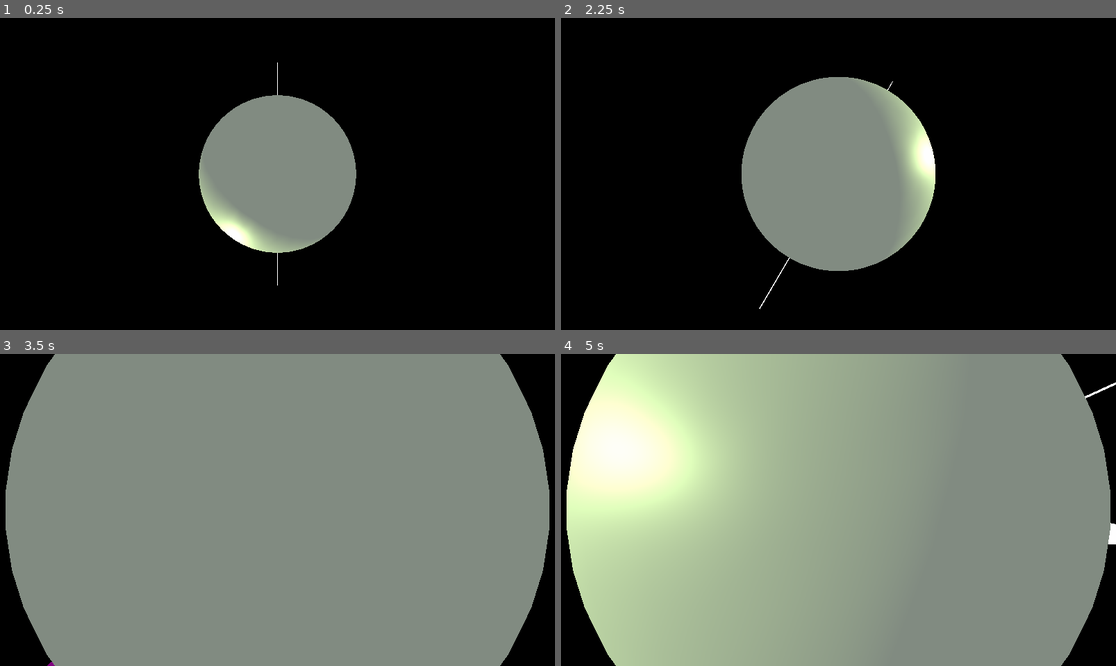
Above: before the commit, frames 1-4 (two rows, left to right).
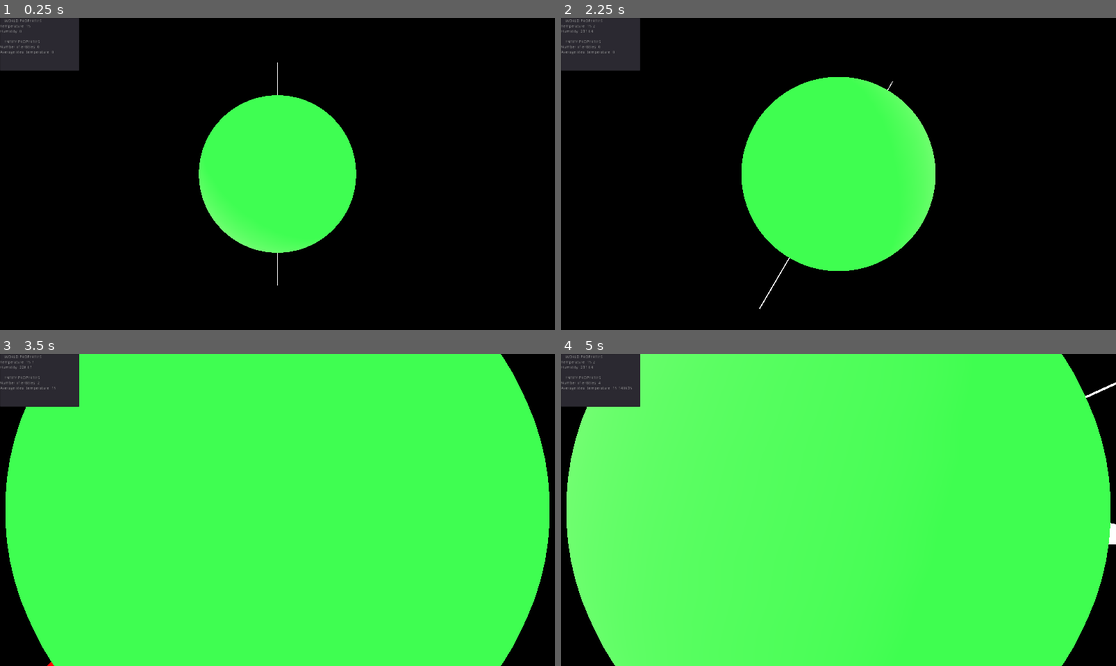
Above: after the commit, the same moments.

Repository: aojg/shizen
Game: Godot game, scene res://Scenes/main.tscn
Same seed, same stepped clock (60 frames per second), same inputs: the game is played once before the commit and once after it. The project has no main scene, so this scene is started directly.
Inputs (mouse positions are in pixels of both pictures, inside the frame that each line leads up to):
- Up to frame 1 (0.25 s): no input
- Up to frame 2 (2.25 s): tap Enter at 0.5 s; move the mouse to (960, 158) at 0.52 s; hold D (move_right) 0.53-1.28 s; click (960, 158) at 0.6 s; move the mouse to (727, 189) at 1.27 s; hold S (move_down) 1.28-2.03 s; click (727, 189) at 1.35 s; move the mouse to (894, 105) at 2.02 s; hold D (move_right) from 2.03 s (still down); hold Q (zoom_in) from 2.03 s (still down)
- Up to frame 3 (3.5 s): click (333, 441) at 2.3 s; move the mouse to (249, 572) at 2.77 s; release D (move_right) at 2.78 s; release Q (zoom_in) at 2.78 s; hold W (move_up) from 2.78 s (still down); tap E (zoom_out) at 2.85 s; click (249, 572) at 3.05 s
- Up to frame 4 (5 s): move the mouse to (1005, 556) at 3.52 s; release W (move_up) at 3.53 s; hold A (move_left) from 3.53 s (still down); click (1005, 556) at 3.6 s; move the mouse to (672, 463) at 4.27 s; click (672, 463) at 4.35 s

The runs differ from the first frame. In frame 1, 14% of the frame differs, in the area x 0-65%, y 0-76%; in frame 2, 20%; in frame 3, 94%, in the area x 0-99%, y 0-100%; in frame 4, 94%.

Commit message:
Changes explained in v0.01 changelog.

Diff:
--- a/Code/CropController.gd
+++ b/Code/CropController.gd
@@ -6,14 +6,32 @@
 var death_time: float = 0.5
 
 #CROP PROPERTIES
-var growth_rate: float = 0.5
-var perfect_temp: float = 15
+var max_growth_rate: float = 0.5
+var ideal_temperature: float = 15
+var ideal_humidity: float = 0.0
 
 var mutation_chance: float = 0.01
+
+var properties_arr = [ideal_temperature, ideal_humidity]
+var weightings_arr = [0.5, 0.5]
 
 func _ready() -> void:
 	death_time = rand_range(2, 3)
 	get_parent().crop_arr.append(self)
+	print(set_random_weightings(properties_arr))
+
+func set_random_weightings(prop_arr):
+	var remaining_prob: float = 1.0
+	var result = []
+	for i in range(prop_arr.size()):
+		if i == prop_arr.size() - 1:
+			result.append(remaining_prob)
+			break
+		else:
+			var prob: float = rand_range(0.0, remaining_prob)
+			result.append(prob)
+			remaining_prob -= prob
+	return result
 
 func set_mesh() -> void:
 	var leaves: SpatialMaterial = SpatialMaterial.new()
@@ -22,16 +40,18 @@
 
 	var red: Color = Color(1, 0, 0)
 	var blue: Color = Color(0, 0, 1)
-	var c: Color = blue.linear_interpolate(red, perfect_temp / 30)
+	var c: Color = blue.linear_interpolate(red, 30.0)
 	leaves.albedo_color = c
 	$MeshInstance.set_surface_material(0, leaves)
 	$MeshInstance.set_surface_material(1, bark)
 
 func set_traits(s: Spatial) -> void:
-	if (randf() < mutation_chance):
-		s.perfect_temp = perfect_temp * (1.0 + rand_range(-0.5, 0.5))
+	if randf() < mutation_chance:
+		s.ideal_temperature *= (1.0 + rand_range(-0.5, 0.5))
+		s.ideal_humidity *= (1.0 + rand_range(-10, 10))
 	else:
-		s.perfect_temp = perfect_temp * (1.0 + rand_range(-0.05, 0.05))
+		s.ideal_temperature *= (1.0 + rand_range(-0.05, 0.05))
+		s.ideal_humidity *= (1.0 + rand_range(-1, 1))
 
 #Handles behaviour when a crop is set to die.
 func reproduce(max_angle: float, max_seeds: int) -> void:
@@ -54,8 +74,8 @@
 	kill()
 
 func can_reproduce() -> bool:
-	var temp_delta: float = abs(perfect_temp - get_parent().temperature)
-	var prob: float = 1 - (temp_delta / perfect_temp)
+	var temp_delta: float = ideal_temperature - get_parent().temperature
+	var prob: float = 1 - (temp_delta)
 	if randf() > prob:
 		return false
 	return true
@@ -67,12 +87,15 @@
 	get_parent().crop_arr.remove(i)
 	queue_free() #Queue for deletion.
 
+func get_growth_rate(mgr: float) -> void:
+	pass
+
 func grow_crop(timer: float, delta: float) -> void:
 	#If there are future stages available
 	if timer < death_time:
-		scale += Vector3.ONE * growth_rate * delta
+		scale += Vector3.ONE * max_growth_rate * delta
 	else:
-		if randf() < 0.05:
+		if randf() < 0.1:
 			reproduce(30, 2)
 		else:
 			reproduce(30, 1)
--- /dev/null
+++ b/Code/InformationUI.gd
@@ -0,0 +1,20 @@
+extends Control
+
+func set_text() -> void:
+	var t: float = get_parent().temperature
+	var n: int = get_parent().crop_arr.size()
+	var avg_ideal_temp = get_parent().get_average_ideal_temperature()
+	get_child(0).text = "---WORLD PROPERTIES---" + '\n'
+	get_child(0).text += "Temperature: " + str(t) + '\n'
+	get_child(0).text += "Humidity: " + str(get_parent().humidity) + '\n'
+	get_child(0).text += '\n'
+	get_child(0).text += "---ENTITY PROPERTIES---" + '\n'
+	get_child(0).text += "Number of entities: " + str(n) + '\n'
+	get_child(0).text += "Average ideal temperature: " + str(avg_ideal_temp) + '\n'
+
+func _physics_process(delta: float) -> void:
+	set_text()
+
+# Called every frame. 'delta' is the elapsed time since the previous frame.
+#func _process(delta: float) -> void:
+#	pass
--- a/Code/WorldController.gd
+++ b/Code/WorldController.gd
@@ -1,8 +1,10 @@
 extends Spatial
 
+#WORLD PROPERTIES
 var temperature: float = 15.0
+var humidity: float = 0.0
+
 var max_entities: int = 200
-var num_entities = 0
 
 var crop_arr = []
 
@@ -11,28 +13,41 @@
 func get_max_entities() -> int:
 	return max_entities
 
+func set_humidity(temp: float) -> void:
+	humidity = temp * temp
+
 func _ready() -> void:
 	t.connect("timeout", self, "_on_timer_timeout")
 	add_child(t)
 	t.set_wait_time(1)
 	t.start()
 
-func get_average_perfect_temperature() -> float:
+func get_average_ideal_temperature() -> float:
 	var total: float = 0
 	for i in crop_arr:
-		total += i.perfect_temp
+		total += i.ideal_temperature
 	if crop_arr.size() > 0:
 		return total / crop_arr.size()
 	else:
 		return 0.0
 
 func _on_timer_timeout() -> void:
-	print("Average ideal temperature: " + str(get_average_perfect_temperature()))
-	print("New temperature is: " + str(temperature))
-	print("Number of trees: " + str(crop_arr.size()))
-	print("----------------------")
+	var rnd: float = randf()
+	var multiplier: float = 1.0
+
+	if rnd > 0.5:
+		if randf() < 0.05:
+			multiplier = 5.0
+		temperature += multiplier * 0.1
+	else:
+		if randf() < 0.05:
+			multiplier = 5.0
+		temperature -= multiplier * 0.1
+
+	set_humidity(temperature)
 
 func _physics_process(delta: float) -> void:
 	if Input.is_action_just_pressed("temp_up"):
-		temperature += 0.05
-		print("Temperature is: " + str(temperature))
+		t.set_wait_time(0.1)
+	if Input.is_action_just_pressed("temp_down"):
+		temperature -= 1
--- /dev/null
+++ b/Scenes/Planet.gd
@@ -0,0 +1,12 @@
+extends StaticBody
+
+func set_color() -> void:
+	var f: float = abs(clamp(get_parent().temperature, -15, 50) - 50) / 50
+	var col: Color = Color.from_hsv(f / 2, 0.75, 1, 1)
+	$MeshInstance.get_surface_material(0).albedo_color = col
+
+func _physics_process(delta: float):
+	set_color()
+# Called every frame. 'delta' is the elapsed time since the previous frame.
+#func _process(delta: float) -> void:
+#	pass
--- /dev/null
+++ b/Scenes/UI.tscn
@@ -0,0 +1,12 @@
+[gd_scene load_steps=2 format=2]
+
+[ext_resource path="res://Code/InformationUI.gd" type="Script" id=1]
+
+[node name="Control" type="Control"]
+anchor_right = 1.0
+anchor_bottom = 1.0
+script = ExtResource( 1 )
+
+[node name="Temperature Text" type="TextEdit" parent="."]
+margin_right = 274.0
+margin_bottom = 182.0
--- a/Scenes/main.tscn
+++ b/Scenes/main.tscn
@@ -1,36 +1,22 @@
-[gd_scene load_steps=9 format=2]
+[gd_scene load_steps=10 format=2]
 
 [ext_resource path="res://Code/WorldController.gd" type="Script" id=1]
-[ext_resource path="res://Code/CameraController.gd" type="Script" id=2]
+[ext_resource path="res://Scenes/Planet.gd" type="Script" id=2]
+[ext_resource path="res://Code/CameraController.gd" type="Script" id=3]
+[ext_resource path="res://Scenes/UI.tscn" type="PackedScene" id=4]
 
-[sub_resource type="GDScript" id=1]
-script/source = "extends StaticBody
-
-# Declare member variables here. Examples:
-# var a: int = 2
-# var b: String = \"text\"
-
-# Called when the node enters the scene tree for the first time.
-func _ready() -> void:
-	pass # Replace with function body.
-
-"
+[sub_resource type="SphereMesh" id=1]
+rings = 64
 
 [sub_resource type="SpatialMaterial" id=2]
-albedo_color = Color( 0.627451, 0.67451, 0.627451, 1 )
-metallic = 0.37
-roughness = 0.54
 
-[sub_resource type="SphereMesh" id=3]
-material = SubResource( 2 )
+[sub_resource type="SphereShape" id=3]
 
-[sub_resource type="SphereShape" id=4]
-
-[sub_resource type="Environment" id=5]
+[sub_resource type="Environment" id=4]
 background_mode = 1
 ambient_light_color = Color( 1, 1, 1, 1 )
 
-[sub_resource type="CylinderMesh" id=6]
+[sub_resource type="CylinderMesh" id=5]
 
 [node name="Root" type="Spatial"]
 script = ExtResource( 1 )
@@ -40,29 +26,31 @@
 light_color = Color( 0.698039, 0.764706, 0.52549, 1 )
 light_energy = 5.0
 
-[node name="StaticBody" type="StaticBody" parent="."]
-transform = Transform( 20, 0, 0, 0, 20, 0, 0, 0, 20, 0, 0, 0 )
-script = SubResource( 1 )
+[node name="Planet" type="StaticBody" parent="."]
+transform = Transform( 19.9998, 0, -0.0934887, 0, 20, 0, 0.0934887, 0, 19.9998, 0, 0, 0 )
+script = ExtResource( 2 )
 
-[node name="MeshInstance" type="MeshInstance" parent="StaticBody"]
-mesh = SubResource( 3 )
-material/0 = null
+[node name="MeshInstance" type="MeshInstance" parent="Planet"]
+mesh = SubResource( 1 )
+material/0 = SubResource( 2 )
 
-[node name="CollisionShape" type="CollisionShape" parent="StaticBody"]
-shape = SubResource( 4 )
+[node name="CollisionShape" type="CollisionShape" parent="Planet"]
+shape = SubResource( 3 )
 
-[node name="Camera" type="Camera" parent="StaticBody"]
+[node name="Camera" type="Camera" parent="Planet"]
 transform = Transform( -0.05, 0, 4.37114e-09, 0, 0.05, 0, -4.37114e-09, 0, -0.05, 0, 0, -3 )
-environment = SubResource( 5 )
+environment = SubResource( 4 )
 far = 1000.0
-script = ExtResource( 2 )
+script = ExtResource( 3 )
 
 [node name="North Pole" type="MeshInstance" parent="."]
 transform = Transform( 0.1, 0, 0, 0, 10, 0, 0, 0, 0.1, 0, 20, 0 )
-mesh = SubResource( 6 )
+mesh = SubResource( 5 )
 material/0 = null
 
 [node name="South Pole" type="MeshInstance" parent="."]
 transform = Transform( 0.1, 0, 0, 0, 10, 0, 0, 0, 0.1, 0, -20, 0 )
-mesh = SubResource( 6 )
+mesh = SubResource( 5 )
 material/0 = null
+
+[node name="Control" parent="." instance=ExtResource( 4 )]
Renamed: Scenes/Pole.gd -> Code/Pole.gd
Renamed: Scenes/Timer.gd -> Code/Timer.gd
Not shown, added: Grass.jpg.import
Not shown, added: .README.md.swp
Not shown, added: Grass.jpg
Not shown, changed: README.md
Not shown, added: wiki.html
